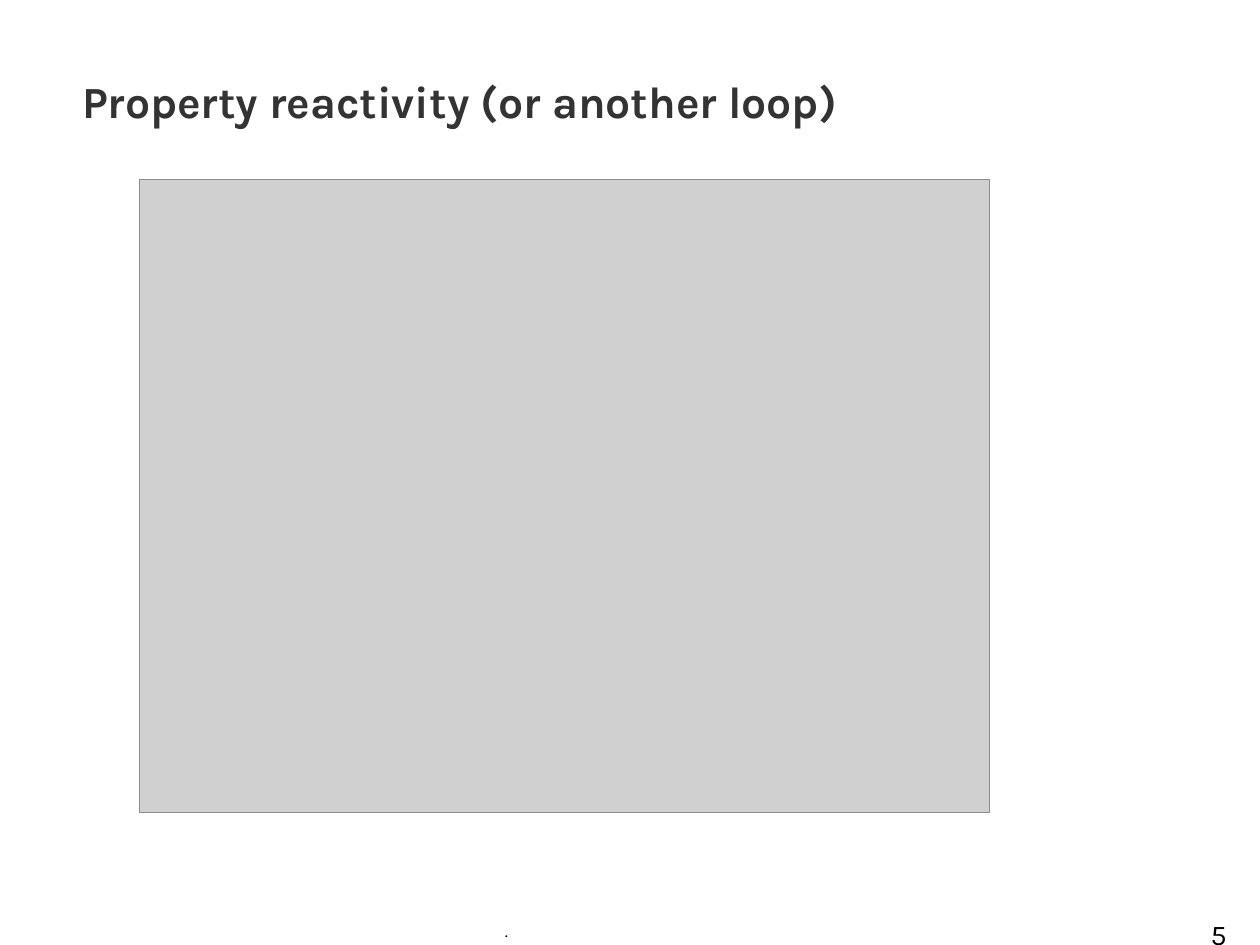
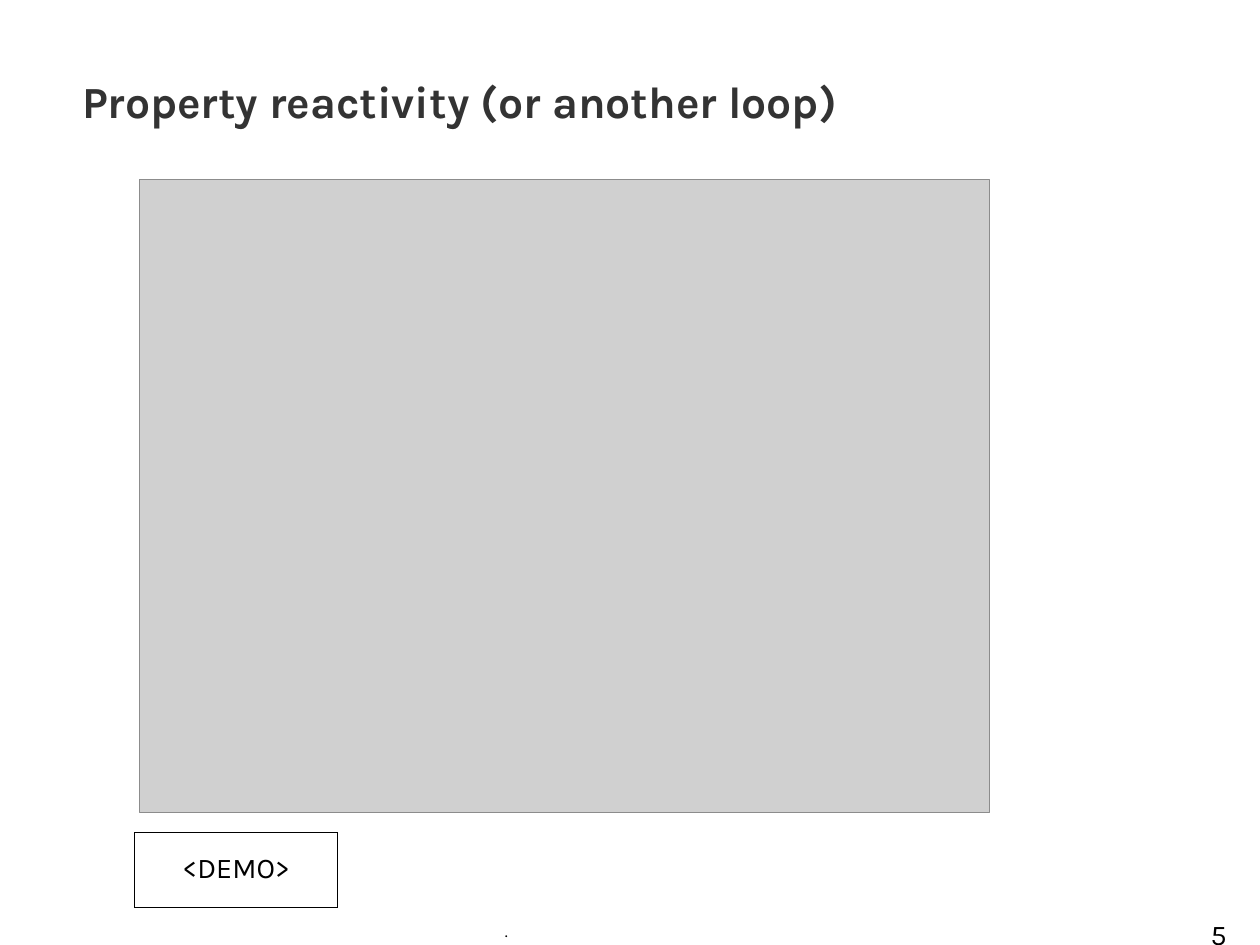
Before and after one commit to tkobayas/kie-live, a slide deck: slide 5 of 2021_Drools_trouble_shooting.odp. Drawn at 1260x945 pixels with LibreOffice and Linux fonts; fonts in the diff are those of the drawing; grey boxes stand for pictures; background and template pictures are left out. Boxes give left, top, right and bottom in pixels: in the first picture for what was removed or moved away, otherwise in the second. Text is boxed around its words. In the diff, an @@ line names an element or a change of style, - is before the commit and + after.

```diff
--- a/2021_Drools_trouble_shooting.odp
+++ b/2021_Drools_trouble_shooting.odp
@@ rectangle added at bbox=[135, 832, 337, 908], outline #000000 0 pt, 18 pt, text #000000 @@
+<DEMO>
```
Also in this commit, not shown: 9 other slides changed, 6 slides added, 4 slides removed, 46 other files.
